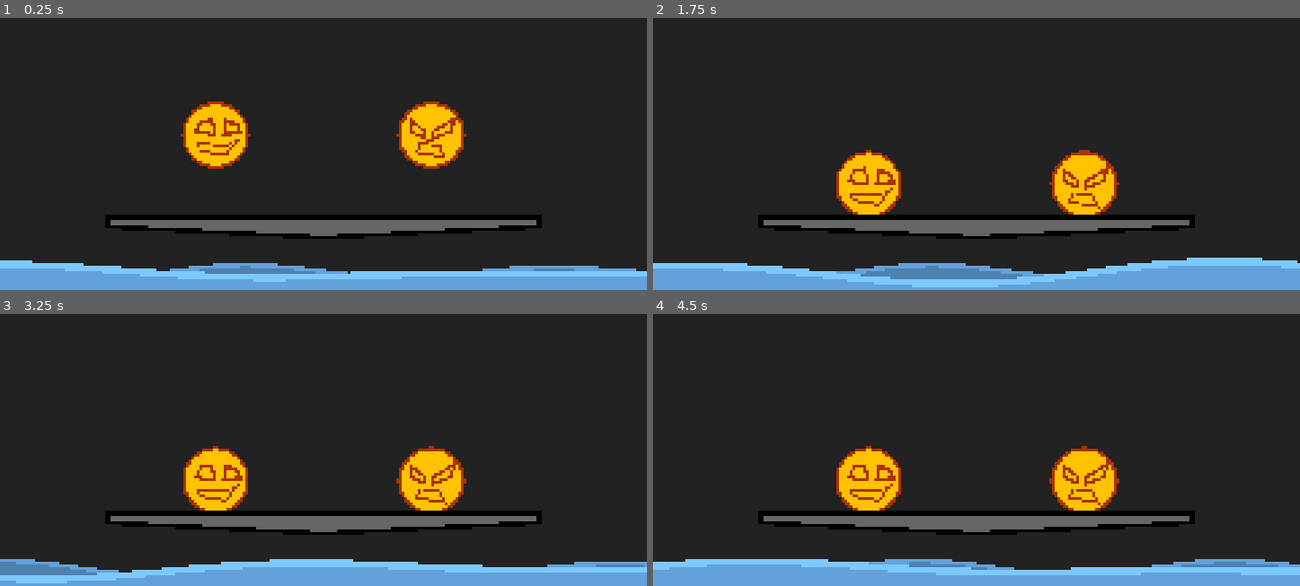
Above: before the commit, frames 1-4 (two rows, left to right).
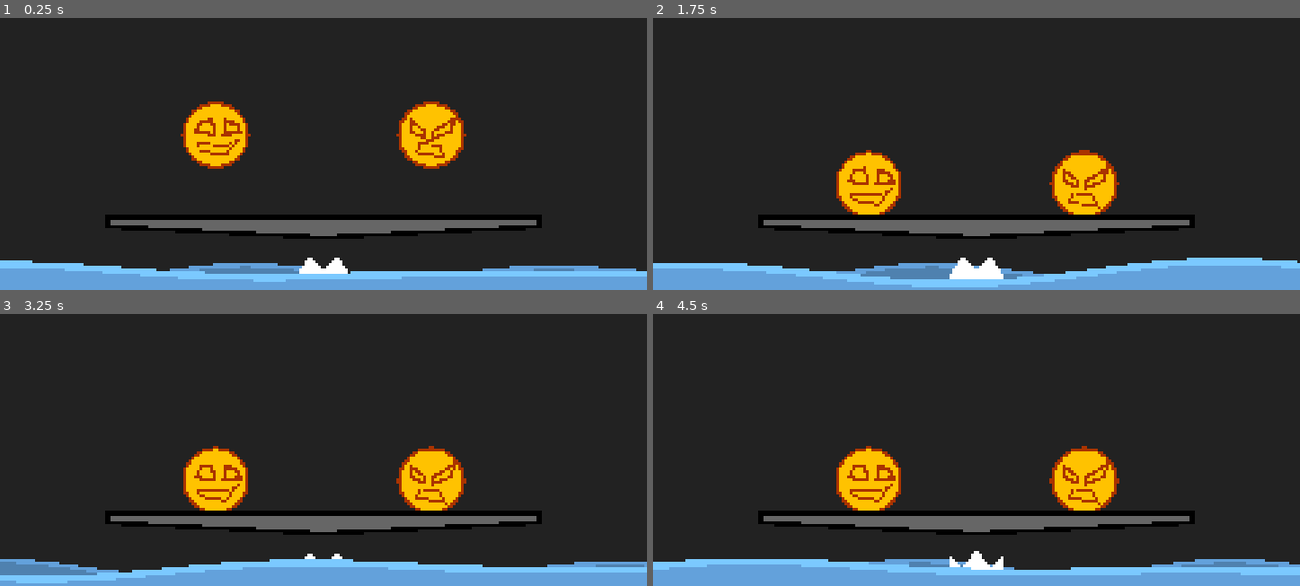
Above: after the commit, the same moments.

Repository: tm-nielsen/big-boy-balance-beam
Game: Godot game, scene res://scenes/root.tscn
Same seed, same stepped clock (60 frames per second), same inputs: the game is played once before the commit and once after it.
Inputs:
- Up to frame 1 (0.25 s): no input
- Up to frame 2 (1.75 s): tap Enter at 0.5 s
- Up to frame 3 (3.25 s): no input
- Up to frame 4 (4.5 s): no input

The runs differ from the first frame. In frame 1, 0.3% of the frame differs, in the area x 46-54%, y 88-95%; in frame 2, 0.5%, in the area x 45-55%, y 88-97%; in frame 3, less than 0.1%; in frame 4, 0.3%.

Commit message:
Added crown shader

Diff:
--- a/scenes/game.tscn
+++ b/scenes/game.tscn
@@ -12,6 +12,7 @@
 [ext_resource type="Shader" path="res://visuals/shaders/waves.gdshader" id="10_6n8yc"]
 [ext_resource type="Shader" path="res://visuals/shaders/distorted_waves.gdshader" id="10_vve22"]
 [ext_resource type="Script" path="res://scripts/physics/distorted_water.gd" id="11_w0r1a"]
+[ext_resource type="Shader" path="res://visuals/shaders/crown.gdshader" id="13_dkh44"]
 
 [sub_resource type="ShaderMaterial" id="ShaderMaterial_lb16j"]
 shader = ExtResource("10_vve22")
@@ -51,6 +52,16 @@
 shader_parameter/wavelength_2 = -180.0
 shader_parameter/screen_resolution = Vector2i(240, 135)
 shader_parameter/screen_margin = Vector2(0.2, 0.5)
+
+[sub_resource type="ShaderMaterial" id="ShaderMaterial_emonr"]
+shader = ExtResource("13_dkh44")
+shader_parameter/points = 2.0
+shader_parameter/frequency = 1.0
+shader_parameter/height = 0.15
+shader_parameter/background_colour = Color(0.6, 0.6, 0.6, 1)
+
+[sub_resource type="QuadMesh" id="QuadMesh_wnk81"]
+size = Vector2(20, 12)
 
 [node name="Game" type="Node2D" node_paths=PackedStringArray("reset_manager", "stage_limits")]
 script = ExtResource("1_imn7p")
@@ -109,8 +120,9 @@
 script = ExtResource("2_radw7")
 file_path = "res://visuals/characters/classic_happy.svg"
 path_set_drawer = NodePath("PathSetDrawer")
-fill_colour = Color(0, 0, 0, 0)
-stroke_width = 2.5
+fill_colour = Color(1, 0.760784, 0, 1)
+stroke_colour = Color(0.666667, 0.2, 0, 1)
+stroke_width = 1.0
 radius = 12.0
 
 [node name="PathSetDrawer" type="Node2D" parent="PhysicsBallManager/Player1/Drawer"]
@@ -136,8 +148,9 @@
 script = ExtResource("2_radw7")
 file_path = "res://visuals/characters/classic_angry.svg"
 path_set_drawer = NodePath("PathSetDrawer")
-fill_colour = Color(0, 0, 0, 0)
-stroke_width = 2.5
+fill_colour = Color(1, 0.760784, 0, 1)
+stroke_colour = Color(0.666667, 0.2, 0, 1)
+stroke_width = 1.25
 radius = 12.0
 
 [node name="PathSetDrawer" type="Node2D" parent="PhysicsBallManager/Player2/Drawer"]
@@ -165,4 +178,9 @@
 material = SubResource("ShaderMaterial_e3hm2")
 mesh = SubResource("QuadMesh_b4cbx")
 
+[node name="Crown" type="MeshInstance2D" parent="."]
+material = SubResource("ShaderMaterial_emonr")
+position = Vector2(0, 60)
+mesh = SubResource("QuadMesh_wnk81")
+
 [connection signal="bottom_threshold_reached" from="StageLimits" to="Water/Front" method="_on_stage_limits_bottom_threshold_reached"]
--- /dev/null
+++ b/visuals/shaders/crown.gdshader
@@ -0,0 +1,47 @@
+shader_type canvas_item;
+
+uniform float points = 2.0;
+uniform float frequency = 1.0;
+uniform float height: hint_range(0, 1) = 0.1;
+
+uniform vec3 background_colour: source_color;
+
+void fragment() {
+  float d = sin(UV.x * PI);
+
+  float x = UV.x;
+  x += TIME * frequency;
+  float y = UV.y + 0.5 - d * height + height;
+
+  float s = sign(sin(x * TAU * points));
+
+  float z = (x * points) + (s * y);
+  z *= s;
+  z = mod(z, 1);
+  float n = step(0.5, mod(z, 1));
+
+  float a = step(n, 0.0);
+
+  y += 2.0 * d * height;
+  x -= 2.0 * TIME * frequency;
+  float s_2 = sign(sin(x * TAU * points));
+
+  float z_2 = (x * points) + (s_2 * y);
+  z_2 *= s_2;
+  z_2 = mod(z_2, 1);
+  float n_2 = step(0.5, mod(z_2, 1));
+
+  float y_step = step(UV.y + height, 0.5 + d * height);
+
+  float y_cutoff = step(UV.y + height, 1.0 + d * height);
+  float y_cutoff_2 = step(UV.y + height, 1.0 - d * height);
+
+  float c = step(n_2, 0) * step(a, 0) * (1.0 - y_step);
+  COLOR.rgb *= mix(vec3(1), background_colour, c);
+
+  a += step(n_2, 0.0) * y_cutoff_2;
+  a += y_step;
+  a *= y_cutoff;
+
+  COLOR.a = a;
+}
Not shown: 1 places in scenes/game.tscn that only renumber resources
